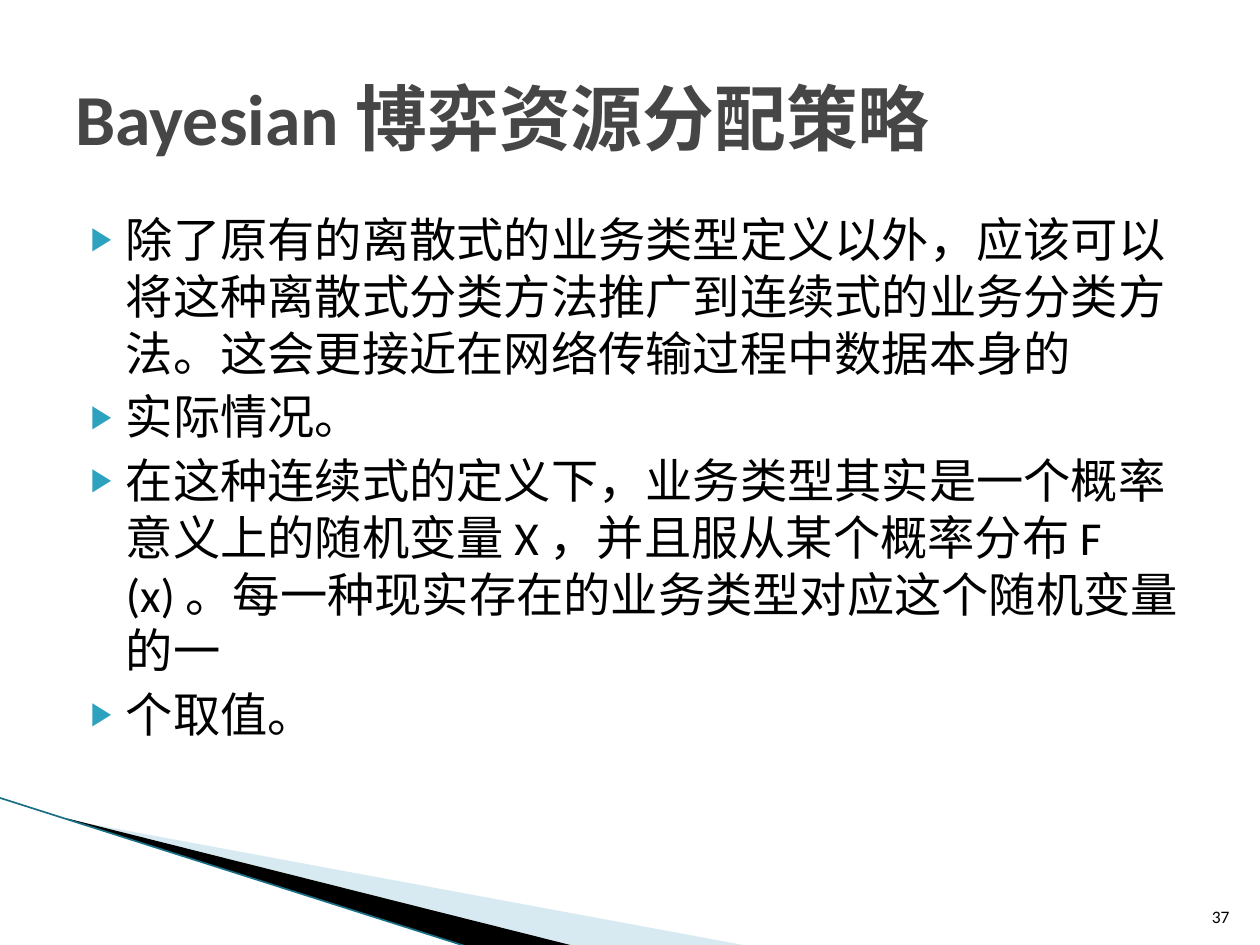
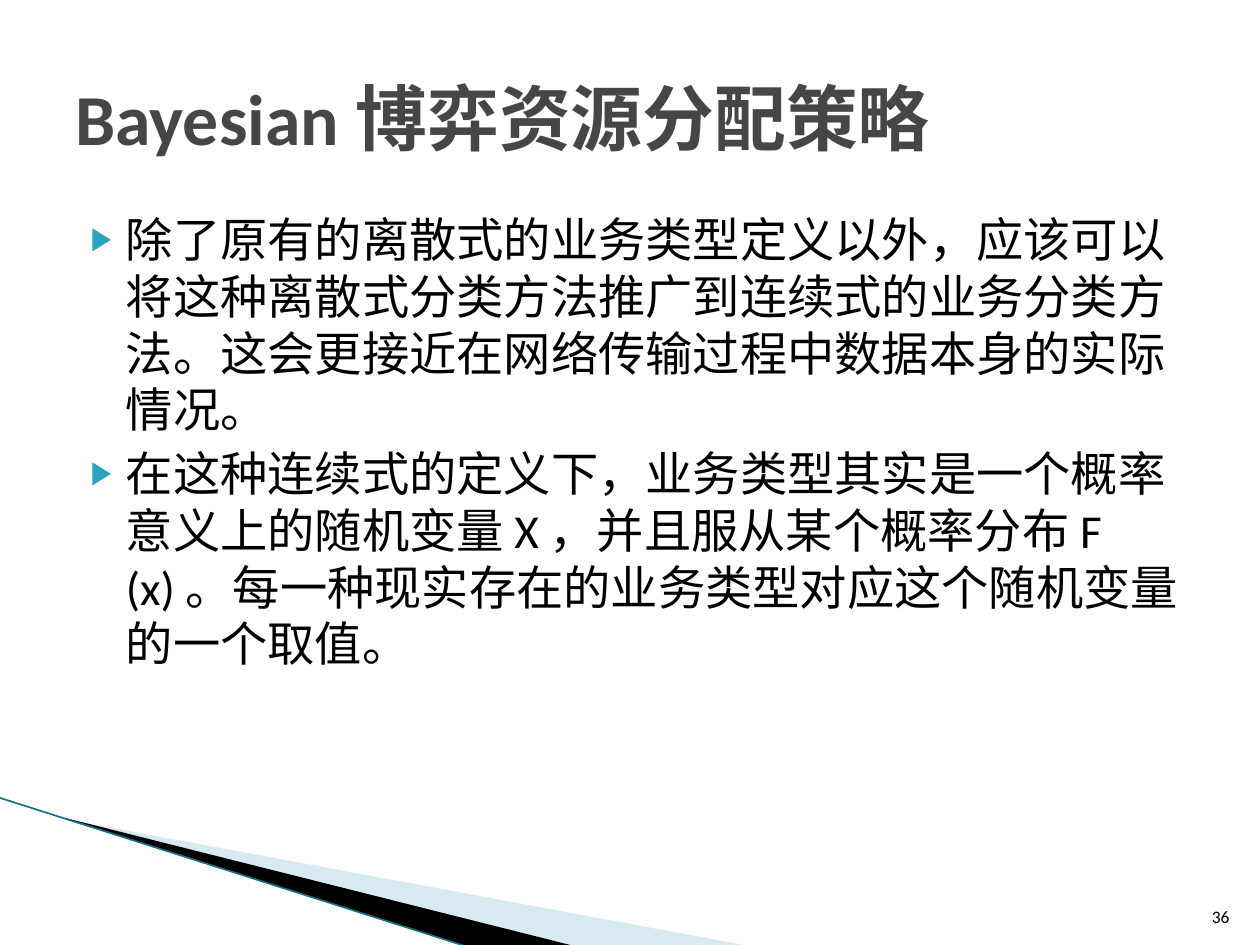
Before and after one commit to ZhiweiYAN/yzw_thesis, a slide deck: slide 36 of defense_phd.pptx (slide 37 before the commit). Drawn at 1260x945 pixels with LibreOffice and Linux fonts; fonts in the diff are those of the drawing; background and template pictures are left out. Boxes give left, top, right and bottom in pixels: in the first picture for what was removed or moved away, otherwise in the second. Text is boxed around its words. In the diff, an @@ line names an element or a change of style, - is before the commit and + after.

```diff
--- a/defense_phd.pptx
+++ b/defense_phd.pptx
@@ text at [126, 217, 1178, 665]: text changed @@
-▶ 除了原有的离散式的业务类型定义以外，应该可以将这种离散式分类方法推广到连续式的业务分类方法。这会更接近在网络传输过程中数据本身的
-▶ 实际情况。
-▶ 在这种连续式的定义下，业务类型其实是一个概率意义上的随机变量 X ，并且服从某个概率分布 F (x) 。每一种现实存在的业务类型对应这个随机变量的一
-▶ 个取值。
+▶ 除了原有的离散式的业务类型定义以外，应该可以将这种离散式分类方法推广到连续式的业务分类方法。这会更接近在网络传输过程中数据本身的实际情况。
+▶ 在这种连续式的定义下，业务类型其实是一个概率意义上的随机变量 X ，并且服从某个概率分布 F (x) 。每一种现实存在的业务类型对应这个随机变量的一个取值。
@@ page number at [1212, 911, 1230, 923]: text changed @@
-37
+36
```
Also in this commit, not shown: 14 other slides changed, 2 other files.
